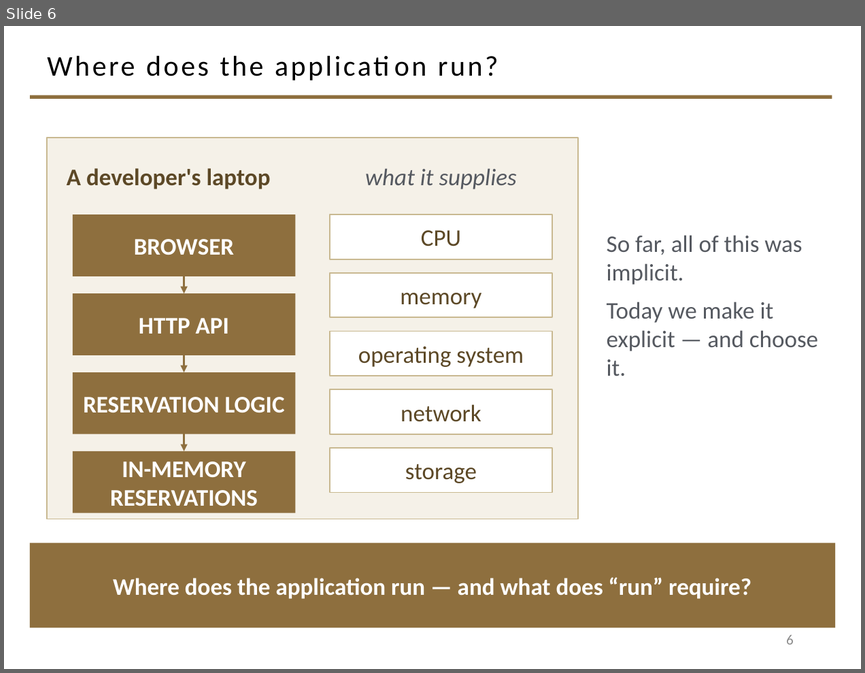
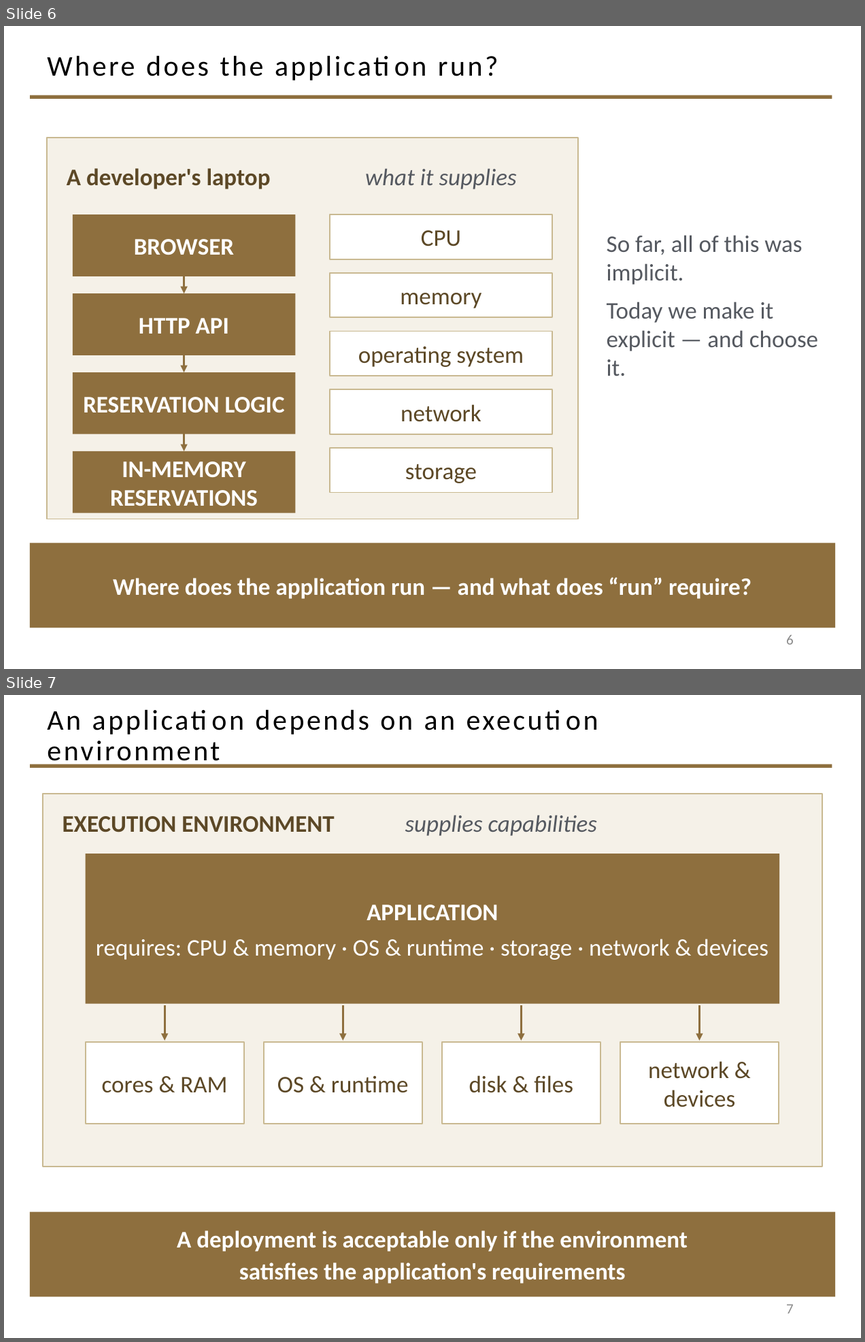
Before and after one commit to davisjam/model-based-agentic-software-engineering, a slide deck: course/lectures/act-3-software-in-the-world/02-compute-environments-and-data-management/3-1-Compute-Environments-and-Deployment.pptx. Shown one above the other, each under a label of ours: slide 6 before the commit, slides 6 and 7 after it. The pictures are 865x673 and 865x1342 pixels, drawn with LibreOffice and Linux fonts; fonts in the diff are those of the drawing; background and template pictures are left out. Boxes give left, top, right and bottom in pixels: in the first picture for what was removed or moved away, otherwise in the second. Text is boxed around its words. In the diff, an @@ line names an element or a change of style, - is before the commit and + after.

```diff
--- a/course/lectures/act-3-software-in-the-world/02-compute-environments-and-data-management/3-1-Compute-Environments-and-Deployment.pptx
+++ b/course/lectures/act-3-software-in-the-world/02-compute-environments-and-data-management/3-1-Compute-Environments-and-Deployment.pptx
@@ slide 7 added at [4, 695, 861, 1338], background #FFFFFF; not listed: 1 template element that a slide beside it also shows @@
@@ title added at [47, 709, 456, 768], 24 pt, text #000000 @@
+An application depends on an execution environment
@@ rectangle added at [43, 794, 822, 1166], fill #F5F1E8, outline #C9B991 1 pt @@
@@ text added at [62, 816, 334, 832], 20 pt, text #5C4826, bold @@
+EXECUTION ENVIRONMENT
@@ text added at [405, 815, 597, 836], 20 pt, text #555960, italic @@
+supplies capabilities
@@ rectangle added at [86, 853, 779, 1004], fill #8E6F3E, 20 pt, text #FFFFFF @@
+APPLICATION
+requires: CPU & memory · OS & runtime · storage · network & devices
@@ arrow added from (165, 1005) to (165, 1040), #8E6F3E 1.5 pt @@
@@ arrow added from (343, 1005) to (343, 1040), #8E6F3E 1.5 pt @@
@@ arrow added from (521, 1005) to (521, 1040), #8E6F3E 1.5 pt @@
@@ arrow added from (700, 1005) to (700, 1040), #8E6F3E 1.5 pt @@
@@ rectangle added at [86, 1042, 244, 1123], fill #FFFFFF, outline #C9B991 1 pt, 20 pt, text #5C4826 @@
+cores & RAM
@@ rectangle added at [264, 1042, 422, 1123], fill #FFFFFF, outline #C9B991 1 pt, 20 pt, text #5C4826 @@
+OS & runtime
@@ rectangle added at [442, 1042, 600, 1123], fill #FFFFFF, outline #C9B991 1 pt, 20 pt, text #5C4826 @@
+disk & files
@@ rectangle added at [620, 1042, 779, 1123], fill #FFFFFF, outline #C9B991 1 pt, 20 pt, text #5C4826 @@
+network & devices
@@ rectangle added at [30, 1212, 835, 1297], fill #8E6F3E, 20 pt, text #FFFFFF, bold @@
+A deployment is acceptable only if the environment
+satisfies the application's requirements
@@ page number added at [786, 1304, 793, 1313], 12 pt, text #8C8C8C @@
+7
```
Also in this commit, not shown: 4 other slides added.
